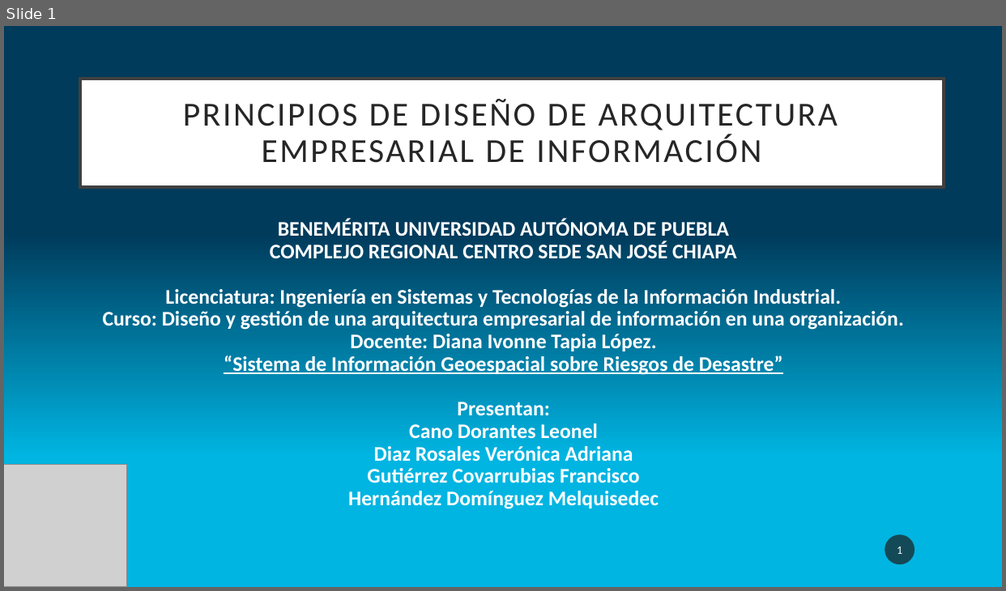
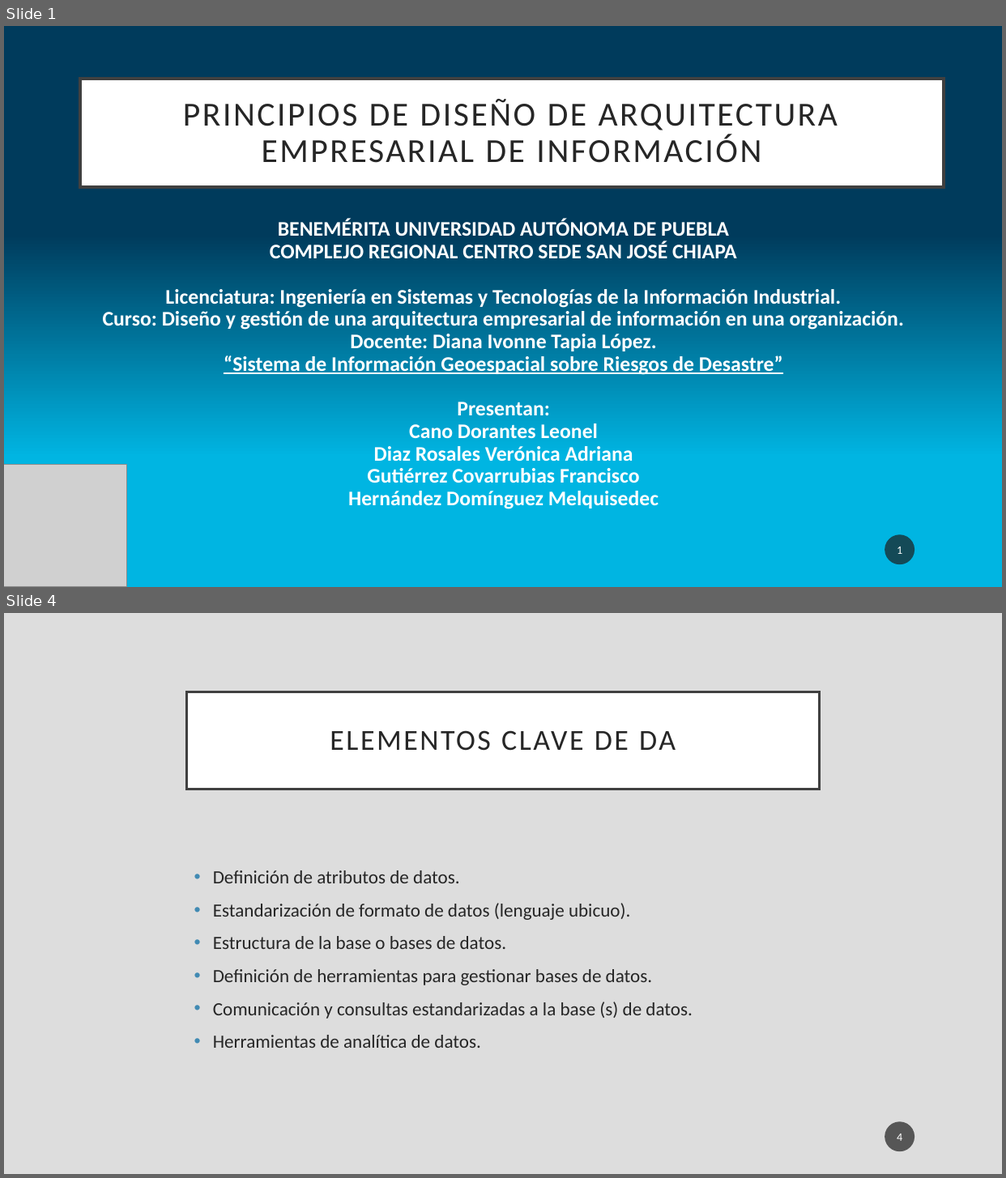
Before and after one commit to LeonelCano/Prueba1, a slide deck: Demanda 8.pptx. Shown one above the other, each under a label of ours: slide 1 before the commit, slides 1 and 4 after it; the slides between them are not shown. The pictures are 1006x591 and 1006x1178 pixels, drawn with LibreOffice and Linux fonts; fonts in the diff are those of the drawing; grey boxes stand for pictures. Boxes give left, top, right and bottom in pixels: in the first picture for what was removed or moved away, otherwise in the second. Text is boxed around its words. In the diff, an @@ line names an element or a change of style, - is before the commit and + after.

```diff
--- a/Demanda 8.pptx
+++ b/Demanda 8.pptx
@@ slide 4 added at <box>4,613,1002,1174</box>, background #DDDDDD @@
@@ title added at <box>187,692,819,789</box>, fill #FFFFFF, outline #404040 2.5 pt, 28 pt, text #262626 @@
+ELEMENTOS CLAVE DE DA
@@ text added at <box>213,871,692,1048</box>, 18 pt, text #262626 @@
+• Definición de atributos de datos.
+• Estandarización de formato de datos (lenguaje ubicuo).
+• Estructura de la base o bases de datos.
+• Definición de herramientas para gestionar bases de datos.
+• Comunicación y consultas estandarizadas a la base (s) de datos.
+• Herramientas de analítica de datos.
@@ page number added at <box>885,1122,915,1152</box>, fill #1D1D1D at 70% opacity, 11 pt, text #FFFFFF @@
+4
```
Also in this commit, not shown: 4 other slides added.
